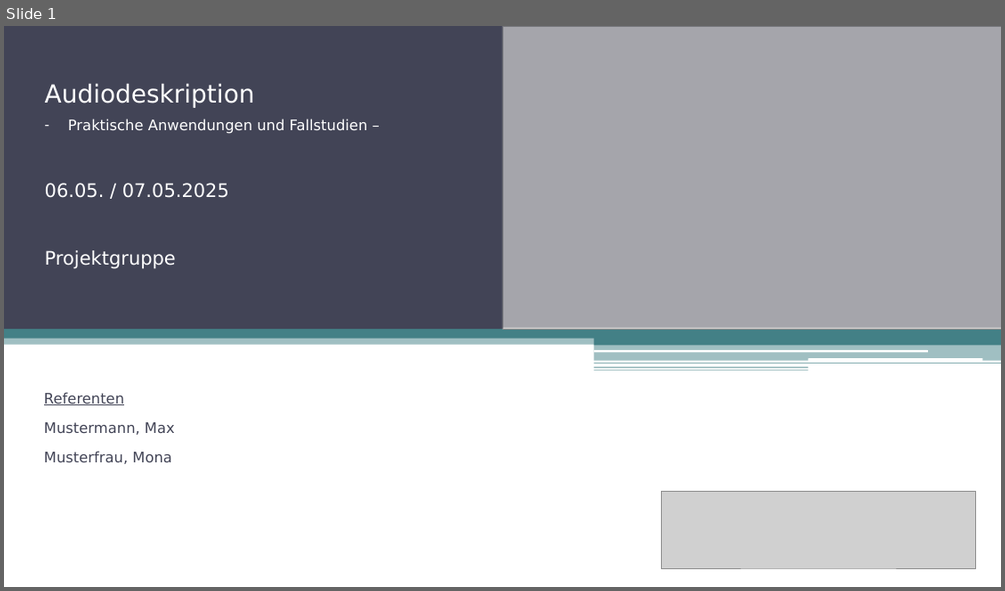
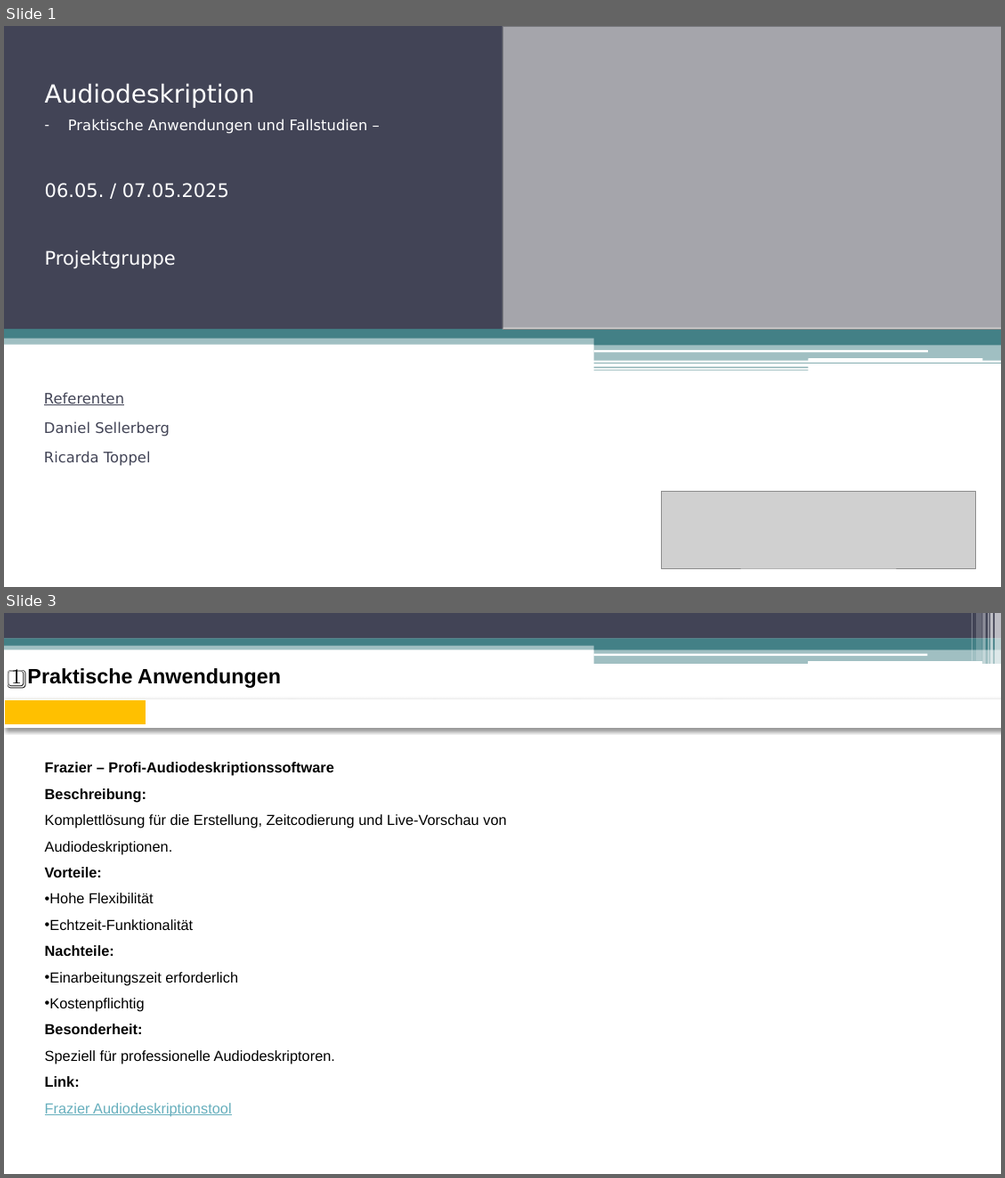
Before and after one commit to fhswf/descraibe, a slide deck: 20250424_Audiodeskription_Praktische Anwendungen und Fallstudien_v01.pptx. Shown one above the other, each under a label of ours: slide 1 before the commit, slides 1 and 3 after it; the slides between them are not shown. The pictures are 1005x591 and 1005x1178 pixels, drawn with LibreOffice and Linux fonts; fonts in the diff are those of the drawing; grey boxes stand for pictures. Boxes give left, top, right and bottom in pixels: in the first picture for what was removed or moved away, otherwise in the second. Text is boxed around its words. In the diff, an @@ line names an element or a change of style, - is before the commit and + after.

```diff
--- a/20250424_Audiodeskription_Praktische Anwendungen und Fallstudien_v01.pptx
+++ b/20250424_Audiodeskription_Praktische Anwendungen und Fallstudien_v01.pptx
@@ slide 3 added at <box>4,613,1001,1174</box>, background #FFFFFF; not listed: 11 template elements that a slide beside it also shows @@
@@ rounded rectangle added at <box>593,653,928,656</box>, fill #FFFFFF @@
@@ rounded rectangle added at <box>808,661,982,664</box>, fill #FFFFFF @@
@@ title added at <box>11,668,281,689</box>, 20 pt, text #000000, bold @@
+1️⃣ Praktische Anwendungen
@@ table added at <box>4,699,998,728</box>, 1 rows, 7 columns @@
+ |  |  |  |  |  | 
@@ text added at <box>45,762,506,1116</box>, 14 pt, text #000000 @@
+Frazier – Profi-Audiodeskriptionssoftware
+Beschreibung:
+Komplettlösung für die Erstellung, Zeitcodierung und Live-Vorschau von Audiodeskriptionen.
+Vorteile:
+• Hohe Flexibilität
+• Echtzeit-Funktionalität
+Nachteile:
+• Einarbeitungszeit erforderlich
+• Kostenpflichtig
+Besonderheit:
+Speziell für professionelle Audiodeskriptoren.
+Link:
+Frazier Audiodeskriptionstool
@@ slide 1 changed as well @@
@@ subtitle at <box>44,421,170,466</box>: text changed @@
-Mustermann, Max
-Musterfrau, Mona
+Daniel Sellerberg
+Ricarda Toppel
```
Also in this commit, not shown: 1 other slide changed, 27 other slides added, 6 slides removed.
